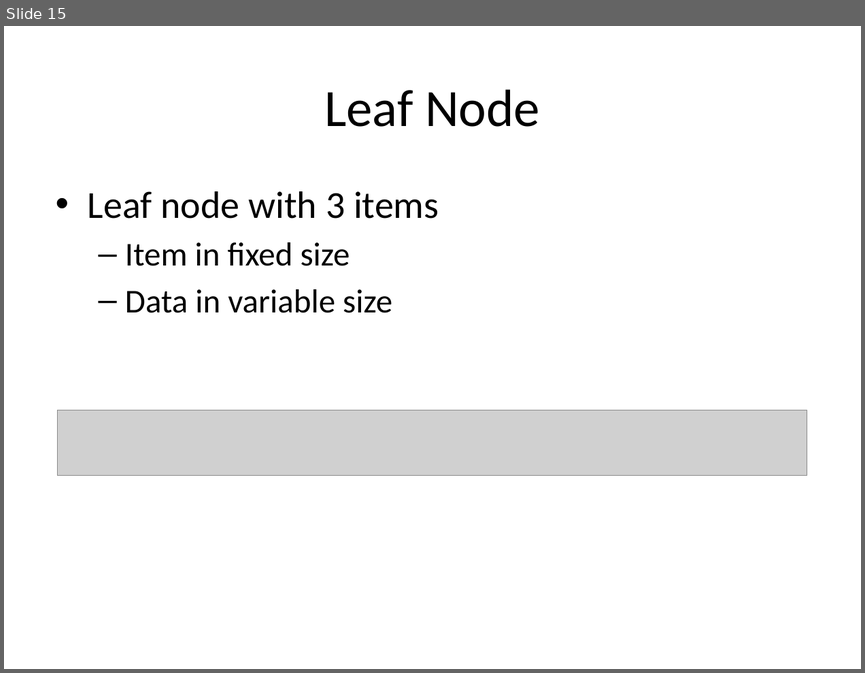
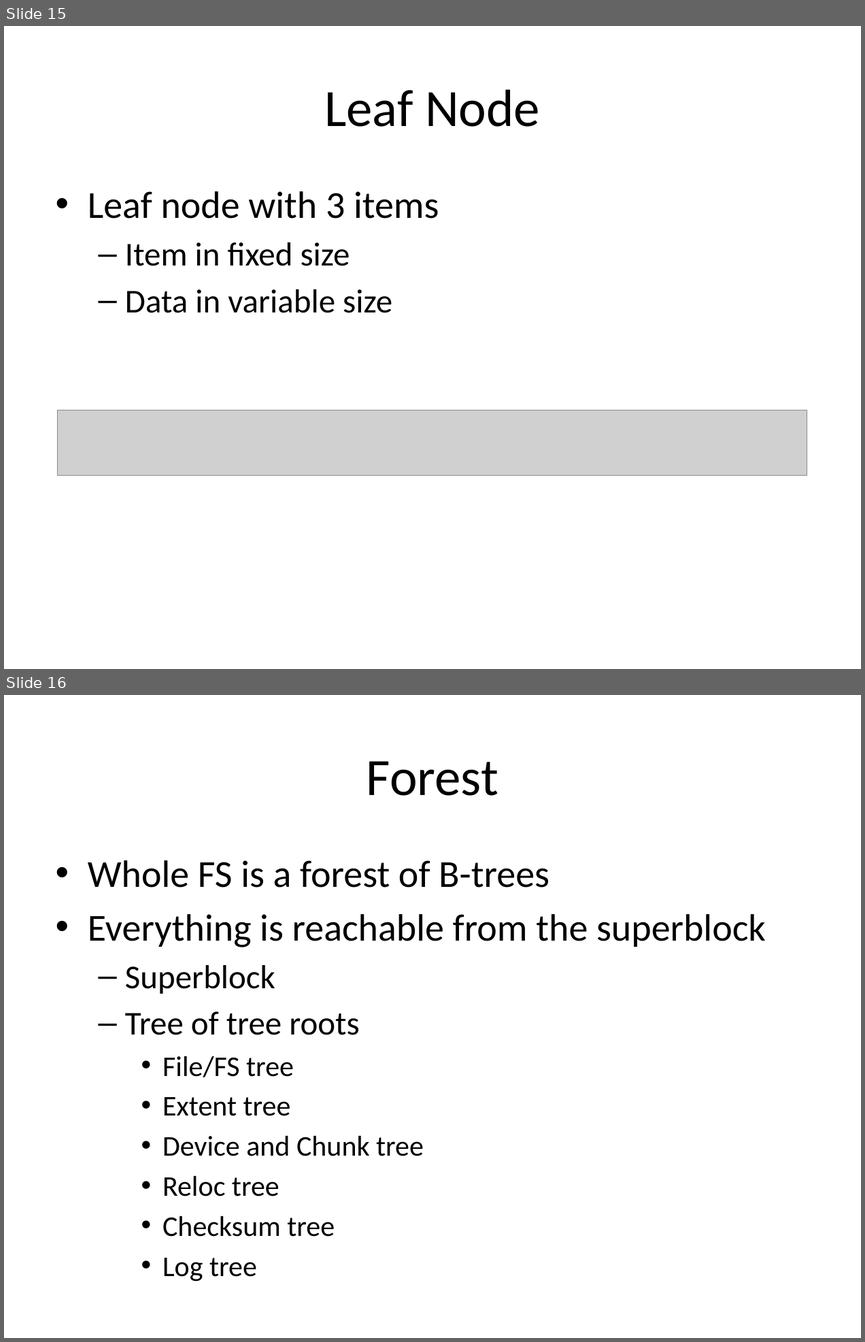
Before and after one commit to liujinmarshall/btrfs-doc, a slide deck: Bacik.pptx. Shown one above the other, each under a label of ours: slide 15 before the commit, slides 15 and 16 after it. The pictures are 865x673 and 865x1342 pixels, drawn with LibreOffice and Linux fonts; fonts in the diff are those of the drawing; grey boxes stand for pictures. Boxes give left, top, right and bottom in pixels: in the first picture for what was removed or moved away, otherwise in the second. Text is boxed around its words. In the diff, an @@ line names an element or a change of style, - is before the commit and + after.

Commit message:
Terms Forest

```diff
--- a/Bacik.pptx
+++ b/Bacik.pptx
@@ slide 16 added at box(4, 695, 861, 1338), background #FFFFFF @@
@@ title added at box(366, 761, 498, 796), 44 pt, text #000000 @@
+Forest
@@ text added at box(88, 860, 766, 1281), 24 pt, text #000000 @@
+• Whole FS is a forest of B-trees
+• Everything is reachable from the superblock
+  – Superblock
+  – Tree of tree roots
+    • File/FS tree
+    • Extent tree
+    • Device and Chunk tree
+    • Reloc tree
+    • Checksum tree
+    • Log tree
```
Also in this commit, not shown: 1 slide changed, 4 other slides added.
